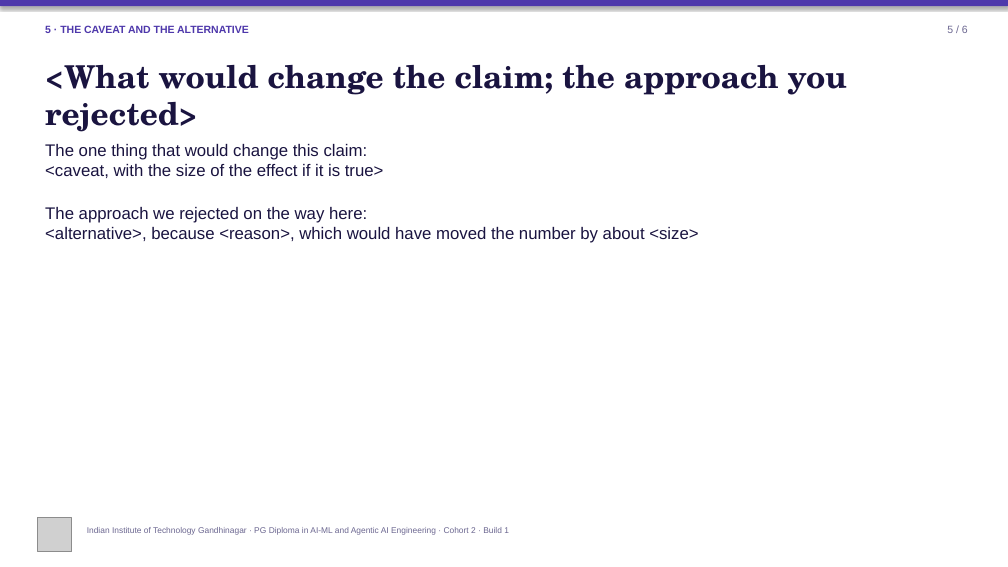
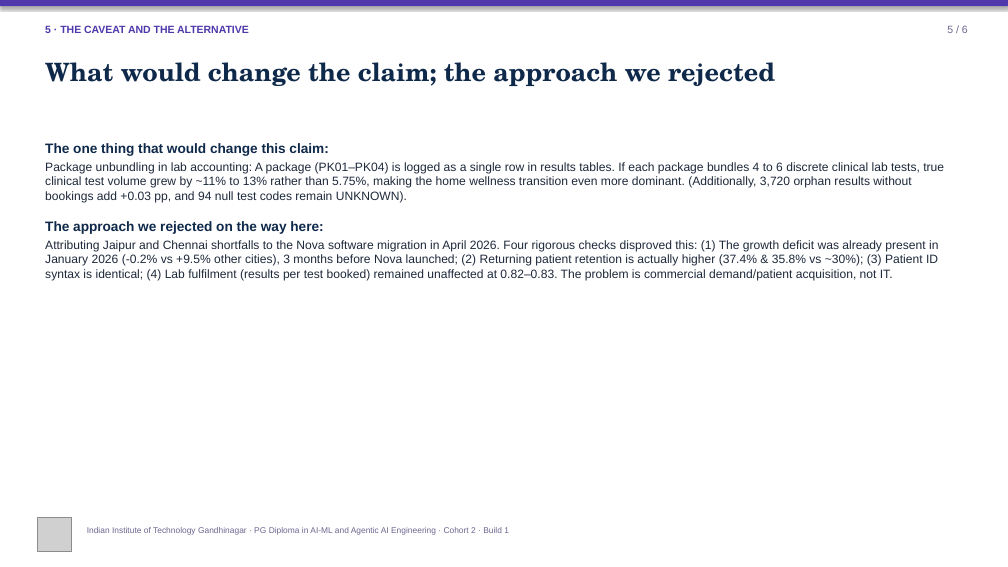
Before and after one commit to harshalpatil-IITGN/c2-build1-brief-a-group-2, a slide deck: slide 6 of slides/Build1_Slide_Template.pptx. Drawn at 1008x567 pixels with LibreOffice and Linux fonts; fonts in the diff are those of the drawing; grey boxes stand for pictures. Boxes give left, top, right and bottom in pixels: in the first picture for what was removed or moved away, otherwise in the second. Text is boxed around its words. In the diff, an @@ line names an element or a change of style, - is before the commit and + after.

Commit message:
feat(brief_a): integrate Kshitij's analysis, notebooks, and draft Brief A presentation with growth tree and executive charts

```diff
--- a/slides/Build1_Slide_Template.pptx
+++ b/slides/Build1_Slide_Template.pptx
@@ text at [45, 62, 775, 86]: text changed; size 30 to 24 pt; text colour #1A1440 to #0F294A @@
-<What would change the claim; the approach you rejected>
+What would change the claim; the approach we rejected
@@ text at [45, 143, 328, 234]: size 16 to 13 pt, text colour #1A1440 to #0F294A, bold on in "The one thing that would change this ...", "The approach we rejected on the way ..."; more space between paragraphs @@
@@ text at [45, 162, 944, 202]: text changed; size 16 to 11.5 pt; text colour #1A1440 to #1E293B @@
-<caveat, with the size of the effect if it is true>
+Package unbundling in lab accounting: A package (PK01–PK04) is logged as a single row in results tables. If each package bundles 4 to 6 discrete clinical lab tests, true clinical test volume grew by ~11% to 13% rather than 5.75%, making the home wellness transition even more dominant. (Additionally, 3,720 orphan results without bookings add +0.03 pp, and 94 null test codes remain UNKNOWN).
@@ text at [45, 240, 938, 280]: text changed; size 16 to 11.5 pt; text colour #1A1440 to #1E293B @@
-<alternative>, because <reason>, which would have moved the number by about <size>
+Attributing Jaipur and Chennai shortfalls to the Nova software migration in April 2026. Four rigorous checks disproved this: (1) The growth deficit was already present in January 2026 (-0.2% vs +9.5% other cities), 3 months before Nova launched; (2) Returning patient retention is actually higher (37.4% & 35.8% vs ~30%); (3) Patient ID syntax is identical; (4) Lab fulfilment (results per test booked) remained unaffected at 0.82–0.83. The problem is commercial demand/patient acquisition, not IT.
```
Also in this commit, not shown: 9 other slides changed, 27 other files.
